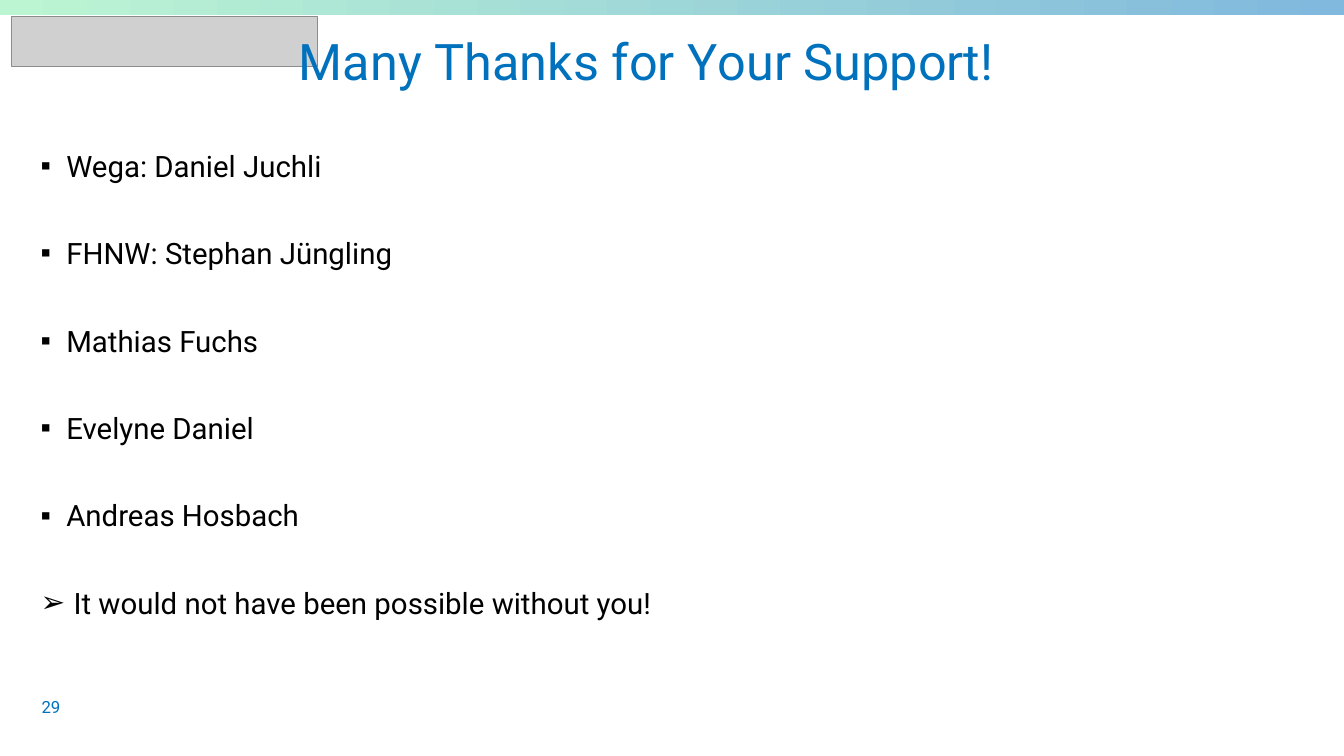
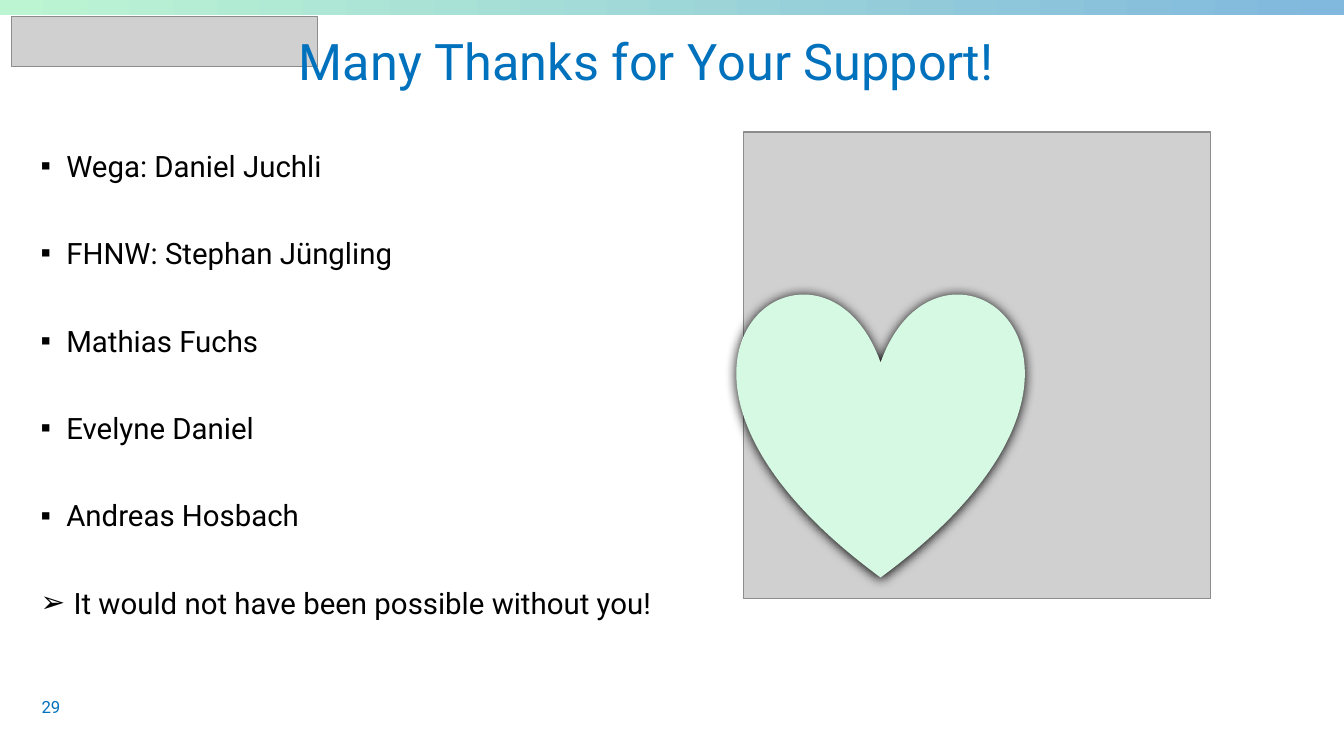
Before and after one commit to sableu/BDD4OQ, a slide deck: slide 29 of thesis/Presentation/FinalPresentation.pptx. Drawn at 1344x756 pixels with LibreOffice and Linux fonts; fonts in the diff are those of the drawing; grey boxes stand for pictures; background and template pictures are left out. Boxes give left, top, right and bottom in pixels: in the first picture for what was removed or moved away, otherwise in the second. Text is boxed around its words. In the diff, an @@ line names an element or a change of style, - is before the commit and + after.

```diff
--- a/thesis/Presentation/FinalPresentation.pptx
+++ b/thesis/Presentation/FinalPresentation.pptx
@@ picture added at box(744, 132, 1211, 599) @@
@@ heart added at box(738, 291, 1024, 578), fill #D5F9E2 @@
```
Also in this commit, not shown: 5 other slides changed.
